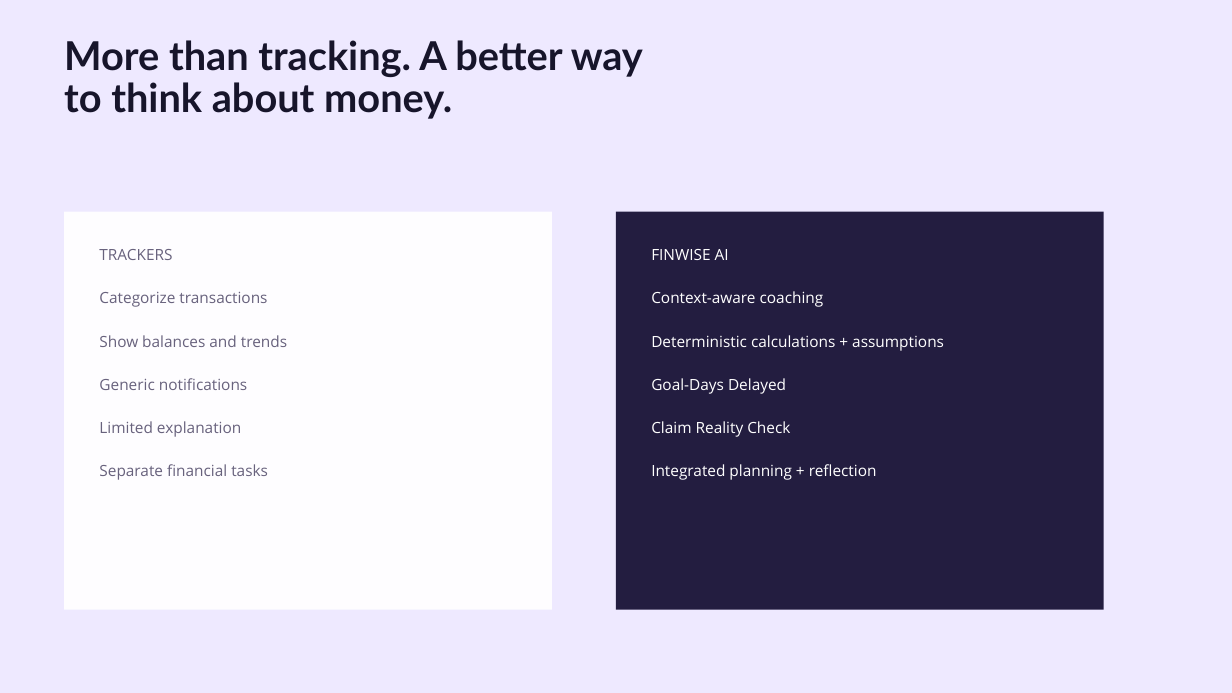
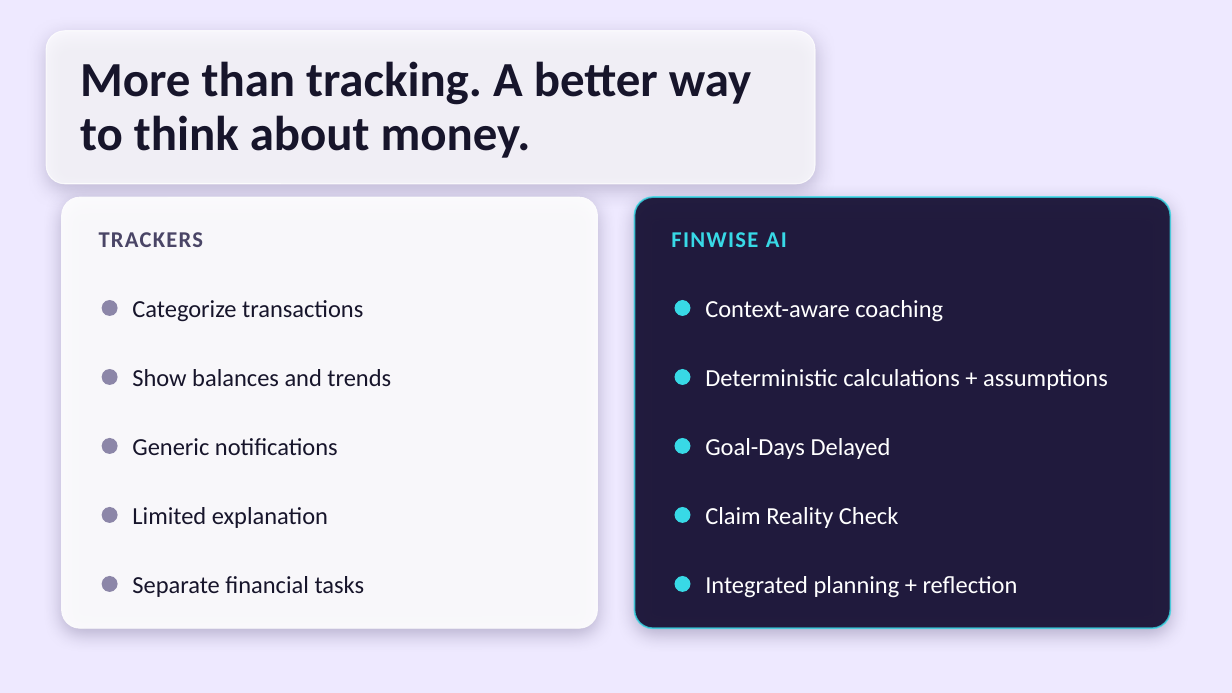
Before and after one commit to himanshichouhan25/finwise, a slide deck: slide 11 of image/FinWise AI Pitch Deck.pptx. Drawn at 1232x693 pixels with LibreOffice and Linux fonts; fonts in the diff are those of the drawing; background and template pictures are left out. Boxes give left, top, right and bottom in pixels: in the first picture for what was removed or moved away, otherwise in the second. Text is boxed around its words. In the diff, an @@ line names an element or a change of style, - is before the commit and + after.

```diff
--- a/image/FinWise AI Pitch Deck.pptx
+++ b/image/FinWise AI Pitch Deck.pptx
@@ rounded rectangle added at (x1=46, y1=31, x2=815, y2=184), fill #FFFFFF at 76% opacity, outline #FFFFFF 1.25 pt @@
@@ text "More than tracking. A better ..." moved from (x1=64, y1=40, x2=643, y2=119) to (x1=80, y1=61, x2=751, y2=158) @@
@@ text "More than tracking. A better ..." at (x1=80, y1=61, x2=751, y2=158): size 46.5 to 57.2 pt, font Lato to Calibri; line spacing 48.8pt to 0.92; vertical alignment top to middle @@
@@ rounded rectangle added at (x1=62, y1=197, x2=598, y2=628), fill #FFFFFF at 91% opacity, outline #FFFFFF 1 pt @@
@@ rounded rectangle added at (x1=634, y1=197, x2=1170, y2=628), fill #191336 at 95% opacity, outline #38D9E6 2 pt @@
@@ freeform shape removed at (x1=64, y1=212, x2=552, y2=610) @@
@@ text added at (x1=99, y1=232, x2=204, y2=247), 26.4 pt, text #4A4566, bold @@
+TRACKERS
@@ freeform shape removed at (x1=616, y1=212, x2=1104, y2=610) @@
@@ text added at (x1=671, y1=232, x2=787, y2=247), 26.4 pt, text #38D9E6, bold @@
+FINWISE AI
@@ text at (x1=99, y1=249, x2=267, y2=307): paragraphs removed @@
-TRACKERS
-Categorize transactions
@@ text removed at (x1=651, y1=249, x2=944, y2=480) @@
-FINWISE AI
-Context-aware coaching
-Deterministic calculations + assumptions
-Goal-Days Delayed
-Claim Reality Check
-Integrated planning + reflection
@@ ellipse added at (x1=102, y1=300, x2=118, y2=316), fill #8C86A8 @@
@@ text added at (x1=132, y1=300, x2=363, y2=322), 28.6 pt, text #17152B @@
+Categorize transactions
@@ ellipse added at (x1=675, y1=300, x2=691, y2=316), fill #38D9E6 @@
@@ text added at (x1=705, y1=300, x2=943, y2=321), 28.6 pt, text #FFFFFF @@
+Context-aware coaching
@@ text "Show balances and trends" moved from (x1=99, y1=249, x2=287, y2=480) to (x1=132, y1=369, x2=391, y2=386) @@
@@ text "Show balances and trends" at (x1=132, y1=369, x2=391, y2=386): size 18 to 28.6 pt, font Open Sans to Calibri, text colour #68627D to #17152B; line spacing 25.2pt to 1; vertical alignment top to middle @@
@@ text at (x1=99, y1=378, x2=268, y2=480): paragraphs removed @@
-Generic notifications
-Limited explanation
-Separate financial tasks
@@ ellipse added at (x1=102, y1=369, x2=118, y2=385), fill #8C86A8 @@
@@ ellipse added at (x1=675, y1=369, x2=691, y2=385), fill #38D9E6 @@
@@ text added at (x1=705, y1=369, x2=1108, y2=390), 28.6 pt, text #FFFFFF @@
+Deterministic calculations + assumptions
@@ ellipse added at (x1=102, y1=438, x2=118, y2=454), fill #8C86A8 @@
@@ text added at (x1=132, y1=438, x2=338, y2=455), 28.6 pt, text #17152B @@
+Generic notifications
@@ ellipse added at (x1=675, y1=438, x2=691, y2=454), fill #38D9E6 @@
@@ text added at (x1=705, y1=438, x2=891, y2=459), 28.6 pt, text #FFFFFF @@
+Goal-Days Delayed
@@ ellipse added at (x1=102, y1=507, x2=118, y2=523), fill #8C86A8 @@
@@ text added at (x1=132, y1=507, x2=328, y2=528), 28.6 pt, text #17152B @@
+Limited explanation
@@ ellipse added at (x1=675, y1=507, x2=691, y2=523), fill #38D9E6 @@
@@ text added at (x1=705, y1=507, x2=898, y2=528), 28.6 pt, text #FFFFFF @@
+Claim Reality Check
@@ ellipse added at (x1=102, y1=576, x2=118, y2=592), fill #8C86A8 @@
@@ text added at (x1=132, y1=576, x2=365, y2=597), 28.6 pt, text #17152B @@
+Separate financial tasks
@@ ellipse added at (x1=675, y1=576, x2=691, y2=592), fill #38D9E6 @@
@@ text added at (x1=705, y1=576, x2=1018, y2=598), 28.6 pt, text #FFFFFF @@
+Integrated planning + reflection
```
Also in this commit, not shown: 10 other slides changed, 1 slide added, 1 slide removed, 18 other files.
